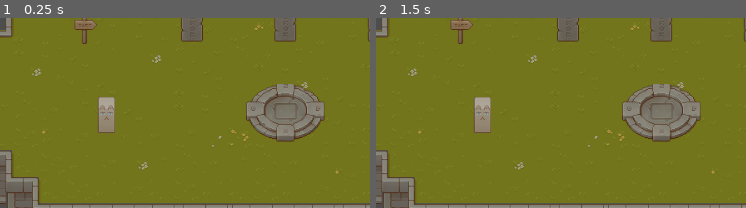
Above: before the commit, frames 1-2 (left to right).
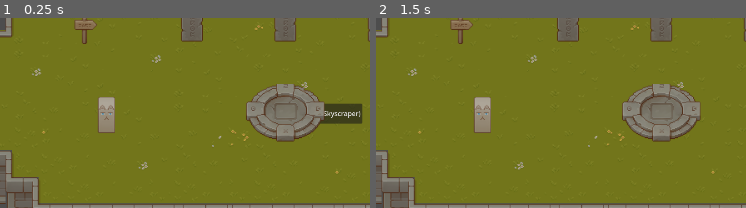
Above: after the commit, the same moments.

Repository: 100-Devs-1-Game/WildJamProject
Game: Godot game, scene res://modules/player/debug_map.tscn
Same seed, same stepped clock (60 frames per second), same inputs: the game is played once before the commit and once after it. This scene is started directly instead of the project's main scene.
Inputs:
- Up to frame 1 (0.25 s): no input
- Up to frame 2 (1.5 s): click "Start Game (Go to Skyscraper)" at 0.5 s; click "Go To Level" at 1.25 s
The pictures show only the part of the screen within x 12-62%, y 35-85%; the shares and areas given below are measured in that part.

The runs differ from the first frame. In frame 1, 1.1% of the frame differs, in the area x 86-98%, y 45-56%; in frame 2, nothing differs.

Commit message:
Introduce y-sorting

Diff:
--- a/project/modules/player/debug_map.tscn
+++ b/project/modules/player/debug_map.tscn
@@ -758,9 +758,7 @@
 2:1/0 = 0
 3:1/0 = 0
 6:1/0 = 0
-6:1/0/physics_layer_0/polygon_0/points = PackedVector2Array(-8, 5.935339, 8, 6.2950554, 8, 8, -8, 8)
 7:1/0 = 0
-7:1/0/physics_layer_0/polygon_0/points = PackedVector2Array(-8, 5.935339, 8, 6.2950554, 8, 8, -8, 8)
 10:1/0 = 0
 11:1/0 = 0
 14:1/0 = 0
@@ -778,9 +776,7 @@
 2:2/0 = 0
 3:2/0 = 0
 6:2/0 = 0
-6:2/0/physics_layer_0/polygon_0/points = PackedVector2Array(-8, -8, 8, -8, 8, 8, -8, 8)
 7:2/0 = 0
-7:2/0/physics_layer_0/polygon_0/points = PackedVector2Array(-8, -8, 8, -8, 8, 8, -8, 8)
 10:2/0 = 0
 11:2/0 = 0
 14:2/0 = 0
@@ -2169,17 +2165,21 @@
 sources/8 = SubResource("TileSetAtlasSource_t0v2w")
 
 [node name="DebugMap" type="Node2D"]
+y_sort_enabled = true
 
 [node name="Terrain" type="TileMapLayer" parent="."]
+z_index = -1
 position = Vector2(16, -1)
 scale = Vector2(2, 2)
 tile_map_data = PackedByteArray("AAAKAA0AAAAFAAEAAAAKAA4AAAAFAAIAAAAKAA8AAAAFAAMAAAAKABAAAAAFAAQAAAAKABEAAAAFAAUAAAAKAB …(12416 unchanged characters)…
 tile_set = SubResource("TileSet_bnrm7")
 
 [node name="Props" type="TileMapLayer" parent="."]
+y_sort_enabled = true
 scale = Vector2(2, 2)
 tile_map_data = PackedByteArray("AAAbAAoABAAOAAgAAAAbAAsABAAOAAkAAAAiAAoABAAOAAgAAAAiAAsABAAOAAkAAAAoAAoABAAGAAEAAAAoAA …(5808 unchanged characters)…
 tile_set = SubResource("TileSet_bnrm7")
 
 [node name="Player" parent="." instance=ExtResource("1_5ydlk")]
+y_sort_enabled = true
 position = Vector2(467, 554)
